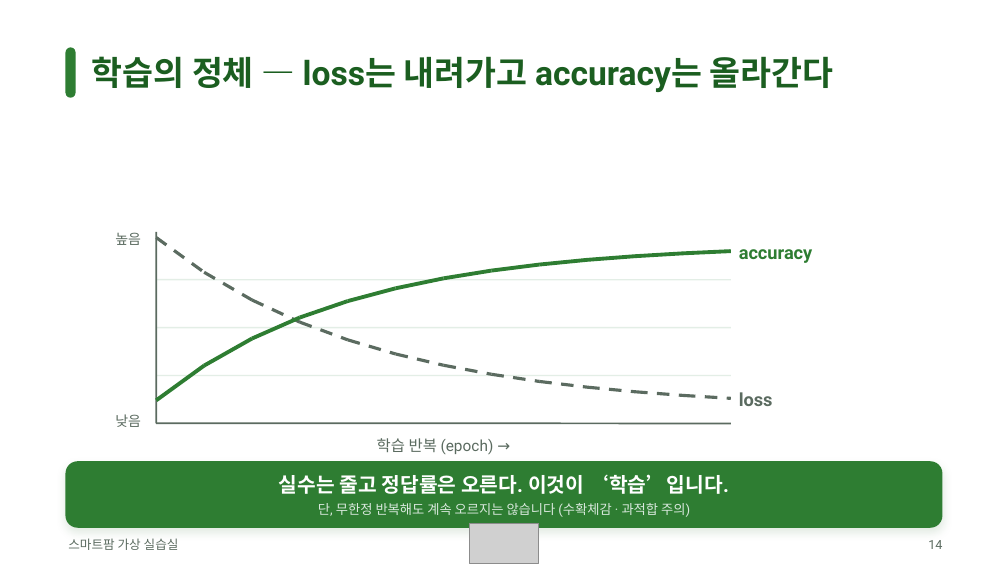
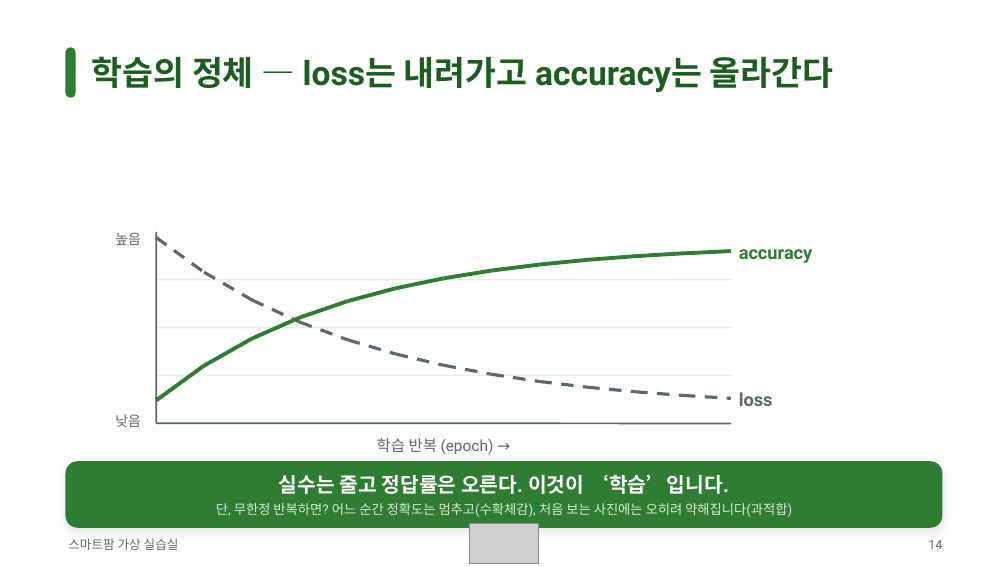
Before and after one commit to henna2022/doctor-green, a slide deck: slide 14 of docs/닥터그린_수업_슬라이드.pptx. Drawn at 1008x567 pixels with LibreOffice and Linux fonts; fonts in the diff are those of the drawing; grey boxes stand for pictures. Boxes give left, top, right and bottom in pixels: in the first picture for what was removed or moved away, otherwise in the second. Text is boxed around its words. In the diff, an @@ line names an element or a change of style, - is before the commit and + after.

```diff
--- a/docs/닥터그린_수업_슬라이드.pptx
+++ b/docs/닥터그린_수업_슬라이드.pptx
@@ text at [216,503,792,517]: text changed @@
-단, 무한정 반복해도 계속 오르지는 않습니다 (수확체감 · 과적합 주의)
+단, 무한정 반복하면? 어느 순간 정확도는 멈추고(수확체감), 처음 보는 사진에는 오히려 약해집니다(과적합)
```
Also in this commit, not shown: 5 other slides changed, 1 slide added, 2 other files.
